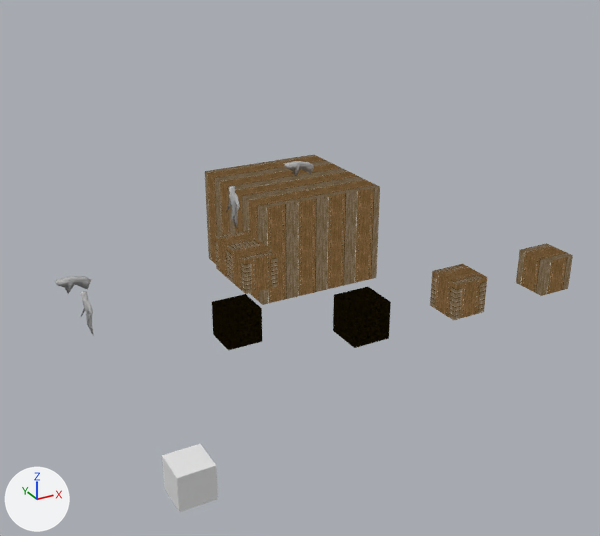
Two versions of the Blender file levelwuvmap.blend, one commit apart.
Rendered twice from a 50 mm camera at (-7.62, -17.78, 10.81) aimed at (3.87, 3.11, 0.36). The lights are fixed; the arrows at lower left show +X, +Y and +Z.

Before the edit, the objects in view are built like this:
```python
me_cube1_003 = bpy.data.meshes.new('Cube1.003')
me_cube1_003.from_pydata(...)  # a box spanning x 0.0..1.0, y 0.0..1.0, z 0.0..1.0
me_cube1_003.materials.append(mat_cube1)
me_hound = bpy.data.meshes.new('hound')
me_hound.from_pydata(...)  # 17 vertices, 30 faces; spans x -0.61..0.58, y -1.0..0.69, z -2.34..1.66
me_hound.polygons.foreach_set('use_smooth', [True] * 30)
me_hound.materials.append(mat_dog_mat)  # grey #bcbcbc
me_unit = bpy.data.meshes.new('unit')
me_unit.from_pydata(...)  # 36 vertices, 68 faces; spans x -0.273..0.266, y -0.724..0.607, z -0.032..0.239
me_unit.polygons.foreach_set('use_smooth', [True] * 68)
me_unit.materials.append(mat_unit_material)  # grey #bcbcbc
me_ztest = bpy.data.meshes.new('__ztest')
me_ztest.from_pydata(...)  # a box spanning x -0.5..0.5, y -0.5..0.5, z -0.5..0.5
ob_cube1_001 = bpy.data.objects.new('Cube1.001', me_cube1_003)
ob_cube1_001.location = (1.0, 1.0, 1.0)
ob_cube1_001.scale = (1.0, 2.0, 1.0)
ob_hound = bpy.data.objects.new('hound', me_hound)
ob_hound.location = (-3.0, 4.0, 1.0)
ob_hound.rotation_euler = (1.571, 0.0, 4.712)  # degrees (90, 0, 270)
ob_hound.scale = (0.25, 0.25, 0.25)
ob_unit = bpy.data.objects.new('unit', me_unit)
ob_unit.location = (-3.0, 2.0, 1.0)
ob_unit.rotation_euler = (1.571, 0.0, 4.712)  # degrees (90, 0, 270)
ob_ztest = bpy.data.objects.new('__ztest', me_ztest)
ob_ztest.location = (-2.0, -2.0, -2.0)
# also in view: 'Cube2.001' at (4.0, 4.0, 1.5); 'Cube0.001' at (0.5, 0.5, 0.5); 'Cube2' at (8.5, -2.5, 1.5); 'Cube1' at (5.5, -2.5, 1.5); 'Cube0' at (2.5, -2.5, 1.5)
```
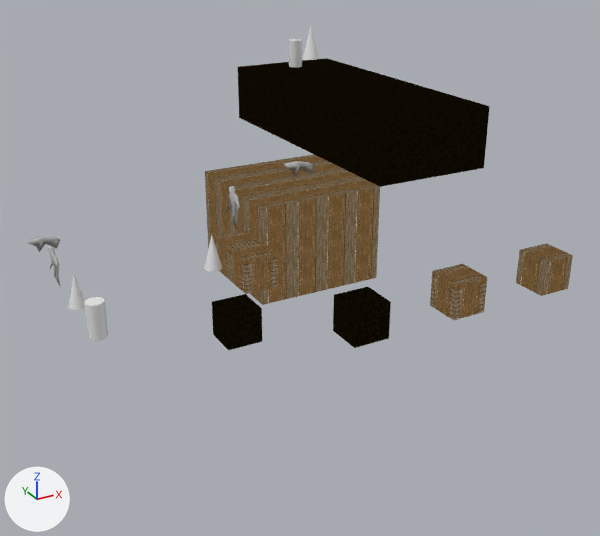
Where the change shows, as pixel boxes (x1, y1, x2, y2) in the pictures (600 x 536 px):
```json
{"object": "Cube0.002", "change": "added", "after": [238, 58, 490, 187]}
{"object": "__ztest", "change": "deleted", "before": [162, 444, 218, 512]}
{"object": "player", "change": "added", "after": [84, 297, 108, 341]}
{"object": "hound", "change": "moved", "before": [55, 276, 91, 294], "after": [27, 237, 60, 252]}
{"object": "unit", "change": "moved", "before": [80, 291, 94, 336], "after": [48, 247, 61, 288]}
{"object": "player.001", "change": "added", "after": [289, 39, 302, 67]}
{"object": "light", "change": "added", "after": [69, 275, 85, 310]}
{"object": "light.003", "change": "added", "after": [204, 235, 222, 272]}
{"object": "light.001", "change": "added", "after": [302, 26, 319, 60]}
```

Scene script edits in JSON lines:
```json
{"op": "add", "block": "me_cone", "code": ["me_cone = bpy.data.meshes.new('Cone')", "me_cone.from_pydata(...)  # a 32-sided cone pointing to +z spanning x -0.25..0.25, y -0.25..0.25, z -0.5..0.5"]}
{"op": "add", "block": "me_cylinder", "code": ["me_cylinder = bpy.data.meshes.new('Cylinder')", "me_cylinder.from_pydata(...)  # a 32-sided cylinder along z spanning x -0.25..0.25, y -0.25..0.25, z -0.5..0.5"]}
{"op": "add", "block": "me_cube0_001", "code": ["me_cube0_001 = bpy.data.meshes.new('Cube0.001')", "me_cube0_001.from_pydata(...)  # a box spanning x 0.0..1.0, y 0.0..1.0, z 0.0..1.0", "me_cube0_001.materials.append(mat_cube0)"]}
{"op": "set", "path": "ob_unit.location", "old": "(-3.0, 2.0, 1.0)", "new": "(-3.0, 5.5, 1.0)"}
{"op": "set", "path": "ob_hound.location", "old": "(-3.0, 4.0, 1.0)", "new": "(-3.0, 7.5, 1.0)"}
{"op": "remove", "block": "ob_ztest", "code": ["ob_ztest = bpy.data.objects.new('__ztest', me_ztest)", "ob_ztest.location = (-2.0, -2.0, -2.0)"]}
{"op": "add", "block": "ob_light", "code": ["ob_light = bpy.data.objects.new('light', me_cone)", "ob_light.location = (-3.0, 3.5, 1.0)"]}
{"op": "add", "block": "ob_player", "code": ["ob_player = bpy.data.objects.new('player', me_cylinder)", "ob_player.location = (-3.0, 1.5, 1.0)"]}
{"op": "add", "block": "ob_light_003", "code": ["ob_light_003 = bpy.data.objects.new('light.003', me_cone.copy())", "ob_light_003.location = (0.5, 2.0, 2.0)"]}
{"op": "add", "block": "ob_light_001", "code": ["ob_light_001 = bpy.data.objects.new('light.001', me_cone.copy())", "ob_light_001.location = (5.0, 4.5, 7.0)"]}
{"op": "add", "block": "ob_player_001", "code": ["ob_player_001 = bpy.data.objects.new('player.001', me_cylinder.copy())", "ob_player_001.location = (8.0, 11.0, 5.5)"]}
{"op": "add", "block": "ob_cube0_002", "code": ["ob_cube0_002 = bpy.data.objects.new('Cube0.002', me_cube0_001)", "ob_cube0_002.location = (6.0, 2.0, 3.0)", "ob_cube0_002.scale = (4.0, 10.0, 2.0)"]}
```
